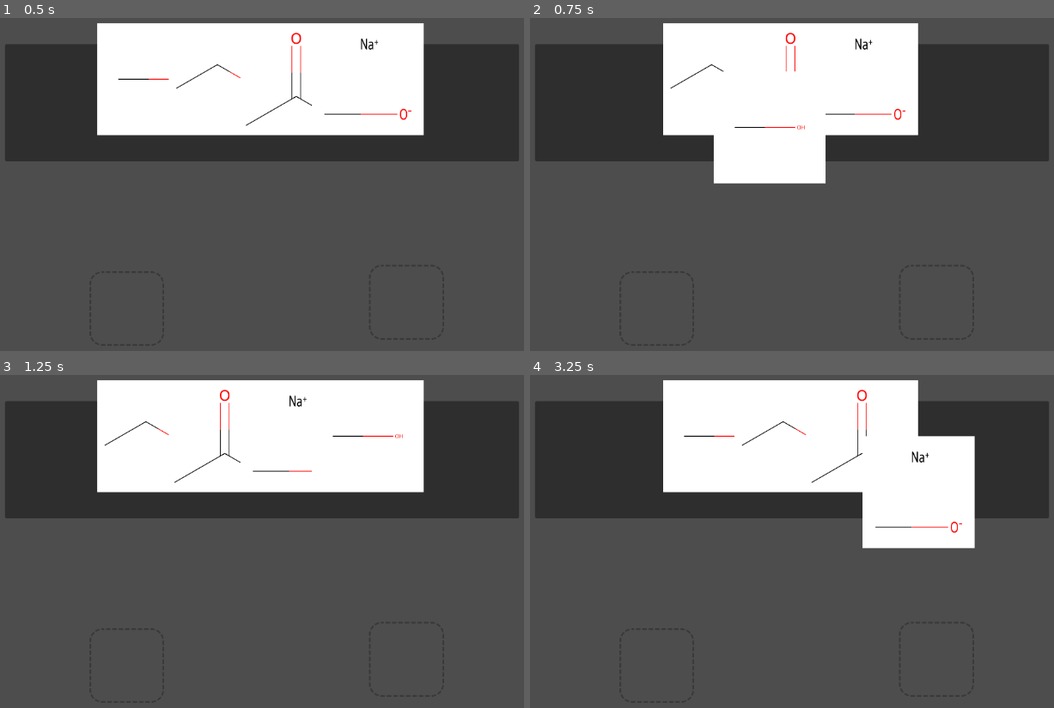
Above: before the commit, frames 1-4 (two rows, left to right).
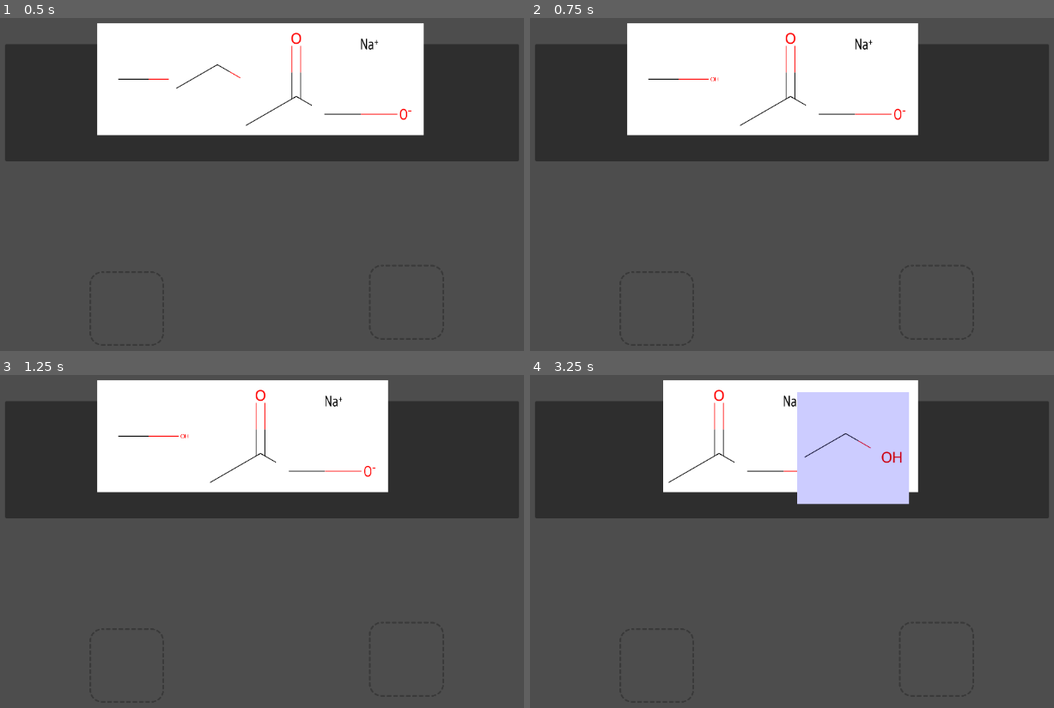
Above: after the commit, the same moments.

Repository: MuzaPro/organic-chem-quiz
Game: Godot game, scene res://Scenes/game.tscn
Same seed, same stepped clock (60 frames per second), same inputs: the game is played once before the commit and once after it.
Inputs (mouse positions are in pixels of both pictures, inside the frame that each line leads up to):
- Up to frame 1 (0.5 s): no input
- Up to frame 2 (0.75 s): tap Enter at 0.5 s; drag from (655, 67) to (828, 77) at 0.52 s
- Up to frame 3 (1.25 s): no input
- Up to frame 4 (3.25 s): drag from (655, 424) to (828, 434) at 1.27 s; move the mouse to (655, 424) at 2.02 s; press the mouse at (655, 424) at 2.03 s; release the mouse at (655, 424) at 2.75 s; tap Space at 2.75 s; drag from (692, 424) to (860, 434) at 2.77 s

Frame 1 is identical in both runs. In frame 2, 5.7% of the frame differs, in the area x 18-57%, y 1-50%; in frame 3, 3.2%; in frame 4, 13%, in the area x 26-85%, y 4-53%.

Commit message:
managed to make the cards re-draggable

Diff:
--- a/quiz-mvp-v2/Card/States/idle_reagent_state.gd
+++ b/quiz-mvp-v2/Card/States/idle_reagent_state.gd
@@ -8,10 +8,14 @@
 	print("Entering IDLE state")
 	card.modulate = Color.WHITE
 	card.pivot_offset = Vector2.ZERO
+	var mouse_pos = card.get_global_mouse_position()
+	if card.get_global_rect().has_point(mouse_pos):
+		print("Mouse already over card in IDLE state")
+		call_deferred("on_mouse_entered")
 
 func _exit():
 	print("Exiting IDLE state")
 
 func on_mouse_entered():
-	print("IDLE state received mouse enter")
+	print("IDLE state MOUSE ENTER - parent:", card.get_parent().name)
 	transitioned.emit("hover")
--- a/quiz-mvp-v2/Card/States/release_reagent_state.gd
+++ b/quiz-mvp-v2/Card/States/release_reagent_state.gd
@@ -30,6 +30,10 @@
 	# Get reference to ReagentBank
 	var reagent_bank = get_tree().get_first_node_in_group("reagent_bank")
 	if reagent_bank:
+		# Check if the card has a parent that might be a drop zone
+		if card.get_parent() is Area2D:
+			card.get_parent().remove_child(card)
+
 		reagent_bank.return_card_starting_position(card)
 
 	if card.current_drop_zone:
--- a/quiz-mvp-v2/Card/reagent_card.gd
+++ b/quiz-mvp-v2/Card/reagent_card.gd
@@ -55,10 +55,11 @@
 		_ready()
 
 func _input(event):
+	print("Card _input: ", name, " parent: ", get_parent().name) # Debugging
 	state_machine.on_input(event)
 
 func _on_gui_input(event):
-	# print("Card received gui_input: ", event)
+	print("Card _on_gui_input: ", name, " parent: ", get_parent().name)
 	state_machine.on_gui_input(event)
 
 func _on_mouse_entered():
--- a/quiz-mvp-v2/Scenes/drop_zone.gd
+++ b/quiz-mvp-v2/Scenes/drop_zone.gd
@@ -22,11 +22,23 @@
 func accept_card(card) -> void:
 	print("Accepting card: ", card.name)
 	current_card = card
+
 	# Center the card in the drop zone
 	var collision_shape = $CollisionShape2D
 	var shape_size = (collision_shape.shape as RectangleShape2D).size
 	card.global_position = global_position + (shape_size / 2) - (card.size / 2)
 
+
+	card.get_parent().remove_child(card)
+	add_child(card)
+	card.position = Vector2(shape_size.x/2 - card.size.x/2, shape_size.y/2 - card.size.y/2)
+
+
+	# Ensure proper input handling
+	card.mouse_filter = Control.MOUSE_FILTER_STOP
+	card.focus_mode = Control.FOCUS_ALL
+
+
 func remove_card() -> void:
 	print("Removing card from drop zone")
 	current_card = null
Not shown, changed: .gitignore
Not shown, added: Blend Files/fonts/CreatoDisplay-Black.otf
Not shown, added: Blend Files/fonts/CreatoDisplay-Regular.otf
Not shown, added: Visual-style-ideas/AI-gen/MJ mid century modern chemistry.jpg
Not shown, added: Visual-style-ideas/AI-gen/MJ mid century modern chemistry.png
